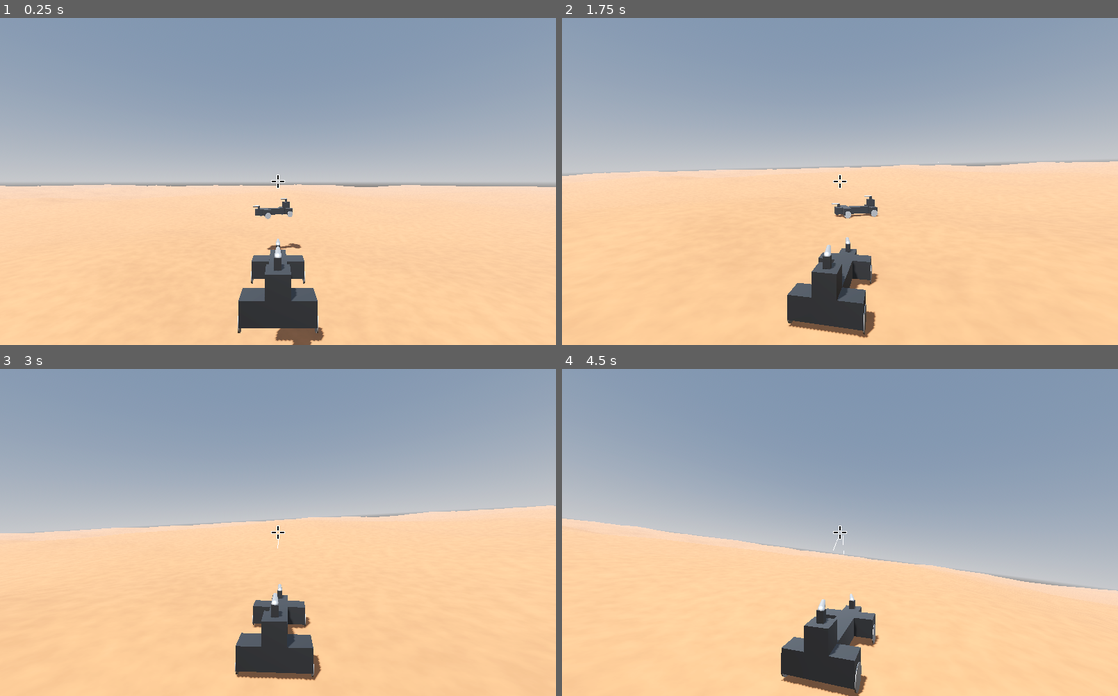
Above: before the commit, frames 1-4 (two rows, left to right).
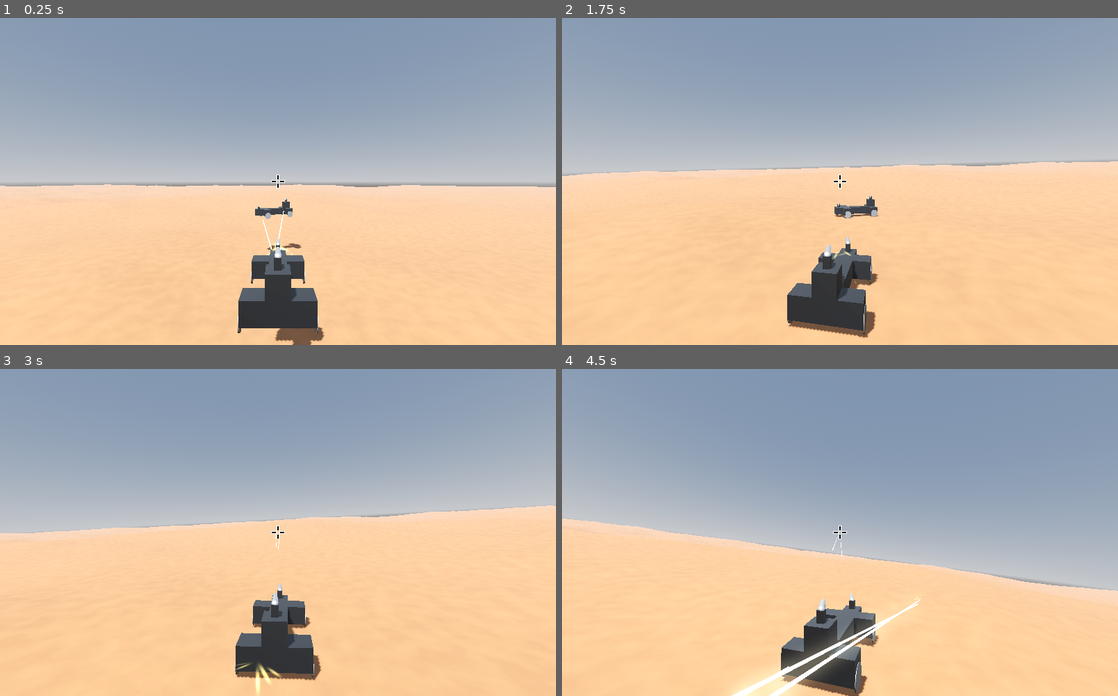
Above: after the commit, the same moments.

Repository: mcjohnalds/metal-skirmish
Game: Godot game, scene res://level.tscn
The game is run twice, just before and just after one commit, with the same random seed, the same clock (stepped at 60 frames per second) and the same inputs. The project has no main scene, so this scene is started directly.
Inputs (mouse positions are in pixels of both pictures, inside the frame that each line leads up to):
- Up to frame 1 (0.25 s): no input
- Up to frame 2 (1.75 s): move the mouse to (867, 181) at 0.52 s; hold W (move_forward) from 0.53 s (still down); click (867, 181) at 0.67 s; move the mouse to (812, 181) at 1.27 s; click (812, 181) at 1.42 s
- Up to frame 3 (3 s): keep holding W (move_forward); move the mouse to (289, 525) at 2.02 s; click (289, 525) at 2.17 s; move the mouse to (272, 539) at 2.77 s; click (272, 539) at 2.92 s
- Up to frame 4 (4.5 s): keep holding W (move_forward); move the mouse to (878, 535) at 3.52 s; click (878, 535) at 3.67 s; move the mouse to (795, 529) at 4.27 s; click (795, 529) at 4.42 s

The runs differ from the first frame. In frame 1, less than 0.1% of the frame differs, in the area x 45-53%, y 55-73%; in frame 2, less than 0.1%; in frame 3, 0.2%; in frame 4, 1.9%, in the area x 30-65%, y 47-100%.

Commit message:
particles and enemy aim

Diff:
--- /dev/null
+++ b/dirt_hit.tscn
@@ -0,0 +1,56 @@
+[gd_scene load_steps=9 format=3 uid="uid://yu283afprq74"]
+
+[ext_resource type="Texture2D" uid="uid://uvd4206t6c50" path="res://addons/kenney_particle_pack/smoke_03.png" id="1_ufu6r"]
+
+[sub_resource type="Curve" id="Curve_ksd8x"]
+_data = [Vector2(0.531707, 1), 0.0, 0.0, 0, 0, Vector2(1, 0.0185874), 0.0, 0.0, 0, 0]
+point_count = 2
+
+[sub_resource type="CurveTexture" id="CurveTexture_pu3bn"]
+curve = SubResource("Curve_ksd8x")
+
+[sub_resource type="Curve" id="Curve_qx60y"]
+_data = [Vector2(0, 0.390335), 0.0, 1.89366, 0, 0, Vector2(1, 1), 0.0, 0.0, 0, 0]
+point_count = 2
+
+[sub_resource type="CurveTexture" id="CurveTexture_w5nsg"]
+curve = SubResource("Curve_qx60y")
+
+[sub_resource type="ParticleProcessMaterial" id="ParticleProcessMaterial_6g6xl"]
+lifetime_randomness = 1.0
+angle_max = 360.0
+spread = 180.0
+initial_velocity_min = 1.5
+initial_velocity_max = 2.5
+gravity = Vector3(2.08165e-12, 2.08165e-12, 2.08165e-12)
+damping_max = 10.0
+scale_min = 2.0
+scale_max = 2.0
+scale_curve = SubResource("CurveTexture_w5nsg")
+alpha_curve = SubResource("CurveTexture_pu3bn")
+turbulence_enabled = true
+
+[sub_resource type="StandardMaterial3D" id="StandardMaterial3D_j35yp"]
+transparency = 1
+blend_mode = 1
+shading_mode = 0
+vertex_color_use_as_albedo = true
+albedo_color = Color(0.717647, 0.454902, 0.27451, 1)
+albedo_texture = ExtResource("1_ufu6r")
+billboard_mode = 3
+billboard_keep_scale = true
+particles_anim_h_frames = 1
+particles_anim_v_frames = 1
+particles_anim_loop = false
+
+[sub_resource type="QuadMesh" id="QuadMesh_4bl81"]
+material = SubResource("StandardMaterial3D_j35yp")
+
+[node name="DirtHit" type="GPUParticles3D"]
+transform = Transform3D(1.77989, 0, 0, 0, 1.77989, 0, 0, 0, 1.77989, 0, 0, 0)
+lifetime = 0.3
+explosiveness = 0.99
+randomness = 0.69
+visibility_aabb = AABB(-1.20099, -1.62748, -1.16894, 2.65504, 2.74925, 2.51821)
+process_material = SubResource("ParticleProcessMaterial_6g6xl")
+draw_pass_1 = SubResource("QuadMesh_4bl81")
--- a/global.gd
+++ b/global.gd
@@ -1,5 +1,16 @@
 class_name Global
-extends Object
+extends Node
+
+
+var player: Vehicle:
+	get:
+		return get_tree().get_first_node_in_group("player")
+
+
+var ground: Node3D:
+	get:
+		return get_tree().get_first_node_in_group("ground")
+
 
 static func safe_look_at(node: Node3D, target: Vector3, use_model_front: bool = false) -> void:
 	var p : Vector3 = node.global_transform.origin
--- a/level.tscn
+++ b/level.tscn
@@ -52,7 +52,7 @@
 map_depth = 100
 map_data = PackedFloat32Array(0.321569, 0.203922, 0.176471, 0.12549, 0.2, 0.298039, 0.305882, 0.345098, 0.45098, 0.4941 …(98164 unchanged characters)…
 
-[node name="Node3D" type="Node3D"]
+[node name="Level" type="Node3D"]
 script = ExtResource("1_dfxqw")
 
 [node name="WorldEnvironment" type="WorldEnvironment" parent="."]
@@ -63,7 +63,7 @@
 transform = Transform3D(-0.866025, -0.433013, 0.25, 0, 0.5, 0.866025, -0.5, 0.75, -0.433013, 0, 0, 0)
 shadow_enabled = true
 
-[node name="Player" type="RigidBody3D" parent="."]
+[node name="Player" type="RigidBody3D" parent="." groups=["player"]]
 transform = Transform3D(1, 0, 0, 0, 1, 0, 0, 0, 1, 0, 10.831, 0)
 mass = 1000.0
 center_of_mass_mode = 1
@@ -170,7 +170,7 @@
 [node name="GunPart2" parent="Enemy" instance=ExtResource("4_k3rsv")]
 transform = Transform3D(1, 0, 0, 0, 1, 0, 0, 0, 1, 1, 2, 2.08165e-12)
 
-[node name="Ground" type="StaticBody3D" parent="."]
+[node name="Ground" type="StaticBody3D" parent="." groups=["ground"]]
 script = ExtResource("6_c3dvn")
 
 [node name="MeshInstance3D" type="MeshInstance3D" parent="Ground"]
--- /dev/null
+++ b/metal_hit.tscn
@@ -0,0 +1,49 @@
+[gd_scene load_steps=9 format=3 uid="uid://7nghfugqxiqf"]
+
+[ext_resource type="Texture2D" uid="uid://k53trbvkhr1s" path="res://addons/kenney_particle_pack/trace_07.png" id="1_ni03b"]
+
+[sub_resource type="Curve" id="Curve_w7us3"]
+_data = [Vector2(0, 1), 0.0, -0.254027, 0, 0, Vector2(1, 0), 0.0, 0.0, 0, 0]
+point_count = 2
+
+[sub_resource type="CurveTexture" id="CurveTexture_a35uu"]
+curve = SubResource("Curve_w7us3")
+
+[sub_resource type="Curve" id="Curve_pnlw5"]
+_data = [Vector2(0, 1), 0.0, -0.0653213, 0, 0, Vector2(1, 0), 0.0, 0.0, 0, 0]
+point_count = 2
+
+[sub_resource type="CurveTexture" id="CurveTexture_ppoer"]
+curve = SubResource("Curve_pnlw5")
+
+[sub_resource type="ParticleProcessMaterial" id="ParticleProcessMaterial_hvpfd"]
+lifetime_randomness = 0.37
+particle_flag_align_y = true
+spread = 180.0
+initial_velocity_min = 3.0
+initial_velocity_max = 5.0
+damping_max = 10.0
+scale_min = 2.0
+scale_max = 2.0
+scale_curve = SubResource("CurveTexture_ppoer")
+alpha_curve = SubResource("CurveTexture_a35uu")
+
+[sub_resource type="StandardMaterial3D" id="StandardMaterial3D_hkmh8"]
+transparency = 1
+blend_mode = 1
+shading_mode = 0
+vertex_color_use_as_albedo = true
+albedo_color = Color(1.44, 1.262, 0.548, 1)
+albedo_texture = ExtResource("1_ni03b")
+billboard_keep_scale = true
+
+[sub_resource type="QuadMesh" id="QuadMesh_jwyr2"]
+material = SubResource("StandardMaterial3D_hkmh8")
+
+[node name="MetalHit" type="GPUParticles3D"]
+transform = Transform3D(1.77989, 0, 0, 0, 1.77989, 0, 0, 0, 1.77989, 0, 0, 0)
+lifetime = 0.3
+explosiveness = 0.99
+randomness = 0.9
+process_material = SubResource("ParticleProcessMaterial_hvpfd")
+draw_pass_1 = SubResource("QuadMesh_jwyr2")
--- a/project.godot
+++ b/project.godot
@@ -13,6 +13,10 @@
 config/name="scrap-skirmish"
 config/features=PackedStringArray("4.2", "GL Compatibility")
 config/icon="res://icon.svg"
+
+[autoload]
+
+g="*res://global.gd"
 
 [display]
 
--- a/vehicle.gd
+++ b/vehicle.gd
@@ -2,16 +2,19 @@
 extends RigidBody3D
 
 const SPRING_REST_DISTANCE := 0.7
+const wheel_friction_front: Curve = preload("res://curves/wheel_friction_front.tres")
+const wheel_friction_back: Curve = preload("res://curves/wheel_friction_back.tres")
+const throttle_forward: Curve = preload("res://curves/throttle_forward.tres")
+const throttle_reverse: Curve = preload("res://curves/throttle_reverse.tres")
+const tracer_scene: PackedScene = preload("res://tracer.tscn")
+const dirt_hit_scene: PackedScene = preload("res://dirt_hit.tscn")
+const metal_hit_scene: PackedScene = preload("res://metal_hit.tscn")
 @onready var camera_pivot: Node3D = $CameraPivot
 @onready var aim_ray_cast: RayCast3D = $CameraPivot/Camera3D/Aim
 @export var is_player := false
-var wheel_friction_front: Curve = preload("res://curves/wheel_friction_front.tres")
-var wheel_friction_back: Curve = preload("res://curves/wheel_friction_back.tres")
-var throttle_forward: Curve = preload("res://curves/throttle_forward.tres")
-var throttle_reverse: Curve = preload("res://curves/throttle_reverse.tres")
-var tracer_scene: PackedScene = preload("res://tracer.tscn")
 var wheel_parts: Array[WheelPart] = []
 var gun_parts: Array[GunPart] = []
+var center_of_volume: Vector3
 var view_pitch := 0.0
 
 
@@ -58,7 +61,8 @@
 		var so := create_shape_owner(shape)
 		shape_owner_add_shape(so, shape.shape)
 		shape_owner_set_transform(so, trans)
-	center_of_mass = part_position_sum / part_count
+	center_of_volume = part_position_sum / part_count
+	center_of_mass = center_of_volume
 	center_of_mass.y = -0.5
 
 
@@ -85,43 +89,79 @@
 
 
 func _physics_process_gun_part(part: GunPart) -> void:
-	if not is_player:
-		return
-	var aim_ray_start := aim_ray_cast.global_position
-
-	var aim_ray_end: Vector3
-	if aim_ray_cast.get_collider():
-		aim_ray_end = aim_ray_cast.get_collision_point()
-	else:
-		aim_ray_end = aim_ray_cast.global_transform * aim_ray_cast.target_position
-	Global.safe_look_at(part.barrel, aim_ray_end, true)
-
-	var bullet_start := part.barrel_end.global_position
-	var bullet_true_dir := bullet_start.direction_to(aim_ray_end)
-	var aim_ray_length := aim_ray_start.distance_to(aim_ray_end)
-	var m := TAU * 0.002
-	var qp := Quaternion(Vector3.LEFT, randf_range(-m, m))
-	var qy := Quaternion(Vector3.UP, randf_range(-m, m))
-	var bullet_rand_dir := qy * (qp * bullet_true_dir)
-
-	var query := PhysicsRayQueryParameters3D.new()
-	query.from = bullet_start
-	query.to = bullet_start + bullet_rand_dir * aim_ray_length
-	var collision := get_world_3d().direct_space_state.intersect_ray(query)
-
-	var bullet_end: Vector3
-	if collision:
-		bullet_end = collision.position
-	else:
-		bullet_end = query.to
-
 	var fire_rate := 10.0
-	if Input.is_mouse_button_pressed(MOUSE_BUTTON_LEFT) and Global.get_ticks_sec() - part.last_fired_at >= 1.0 / fire_rate:
+	var gun_ready: bool = Global.get_ticks_sec() - part.last_fired_at >= 1.0 / fire_rate
+	var wants_to_shoot := not is_player or Input.is_mouse_button_pressed(MOUSE_BUTTON_LEFT)
+	if wants_to_shoot and gun_ready:
+		var target: Vector3
+		if is_player:
+			if aim_ray_cast.get_collider():
+				target = aim_ray_cast.get_collision_point()
+			else:
+				target = aim_ray_cast.global_transform * aim_ray_cast.target_position
+		else:
+			target = g.player.global_position + g.player.center_of_volume
+
+		Global.safe_look_at(part.barrel, target, true)
+
+		var bullet_start := part.barrel_end.global_position
+		var bullet_true_dir := bullet_start.direction_to(target)
+
+		var ap: float
+		var ay: float
+		if is_player:
+			ap = 0.0
+			ay = 0.0
+		else:
+			var v := linear_velocity - g.player.linear_velocity
+			var d := global_position - g.player.global_position
+			var p := v.project(d)
+			var l := p.distance_to(v)
+			var a := clampf(l / 50.0, 0.0, 1.0)
+			var t := Global.get_ticks_sec() * TAU
+			var m := 0.005 * TAU
+			ap = m * a * sin(t)
+			ay = m * a * sin(2.0 * t)
+
+		var rm := 0.002 * TAU
+		var rp := randf_range(-rm, rm)
+		var ry := randf_range(-rm, rm)
+
+		var qp := Quaternion(Vector3.LEFT, rp + ap)
+		var qy := Quaternion(Vector3.UP, ry + ay)
+
+		var bullet_rand_dir := qy * (qp * bullet_true_dir)
+
+		var query := PhysicsRayQueryParameters3D.new()
+		query.from = bullet_start
+		query.to = bullet_start + bullet_rand_dir * 1000.0
+		var collision := get_world_3d().direct_space_state.intersect_ray(query)
+
+		var bullet_end: Vector3
+		if collision:
+			bullet_end = collision.position
+		else:
+			bullet_end = query.to
+
 		var tracer: Tracer = tracer_scene.instantiate()
 		tracer.start = part.barrel_end.global_position
 		tracer.end = bullet_end
 		part.last_fired_at = Global.get_ticks_sec()
-		add_child(tracer)
+		get_tree().current_scene.add_child(tracer)
+
+		if collision:
+			if collision.collider == g.ground:
+				var dirt_hit: GPUParticles3D = dirt_hit_scene.instantiate()
+				dirt_hit.position = bullet_end
+				dirt_hit.one_shot = true
+				dirt_hit.emitting = true
+				get_tree().current_scene.add_child(dirt_hit)
+			elif collision.collider is Vehicle:
+				var metal_hit: GPUParticles3D = metal_hit_scene.instantiate()
+				metal_hit.position = bullet_end
+				metal_hit.one_shot = true
+				metal_hit.emitting = true
+				get_tree().current_scene.add_child(metal_hit)
 
 
 func _physics_process_wheel_part(part: WheelPart, delta: float) -> void:
Not shown, added: addons/kenney_particle_pack/LICENSE.txt
Binary file added: addons/kenney_particle_pack/circle_01.png
Not shown, added: addons/kenney_particle_pack/circle_01.png.import
Binary file added: addons/kenney_particle_pack/circle_02.png
Not shown, added: addons/kenney_particle_pack/circle_02.png.import
Binary file added: addons/kenney_particle_pack/circle_03.png
Not shown, added: addons/kenney_particle_pack/circle_03.png.import
Binary file added: addons/kenney_particle_pack/circle_04.png
Not shown, added: addons/kenney_particle_pack/circle_04.png.import
Binary file added: addons/kenney_particle_pack/circle_05.png
Not shown, added: addons/kenney_particle_pack/circle_05.png.import
Binary file added: addons/kenney_particle_pack/dirt_01.png
(and 182 more such lines)
